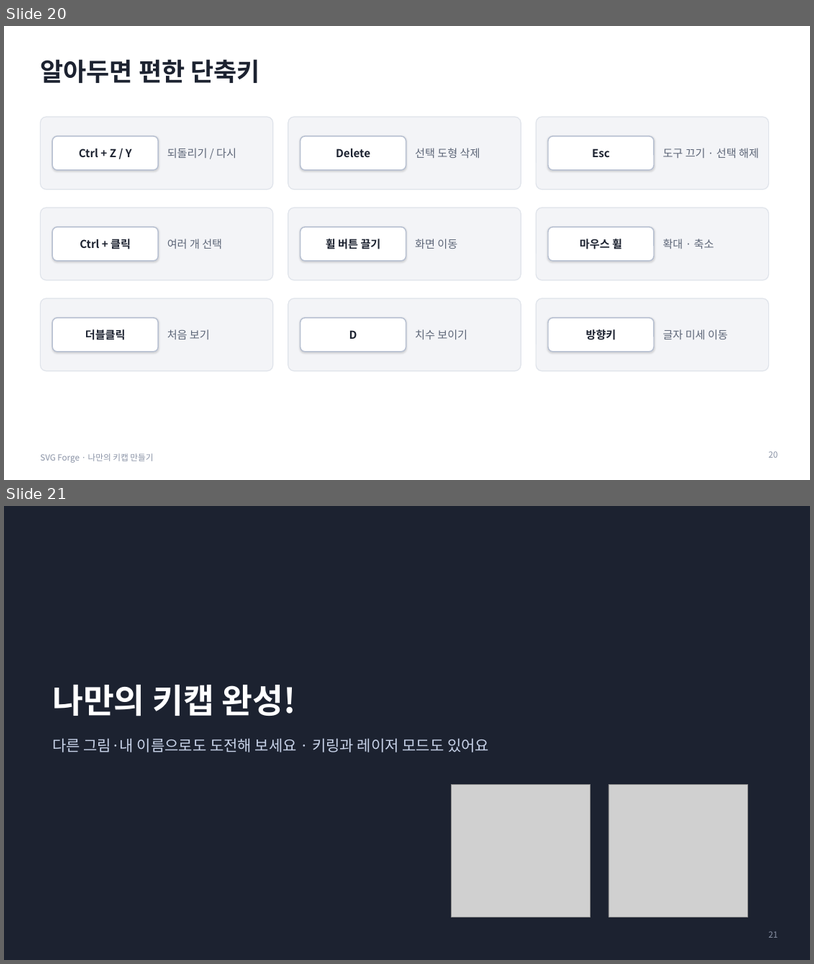
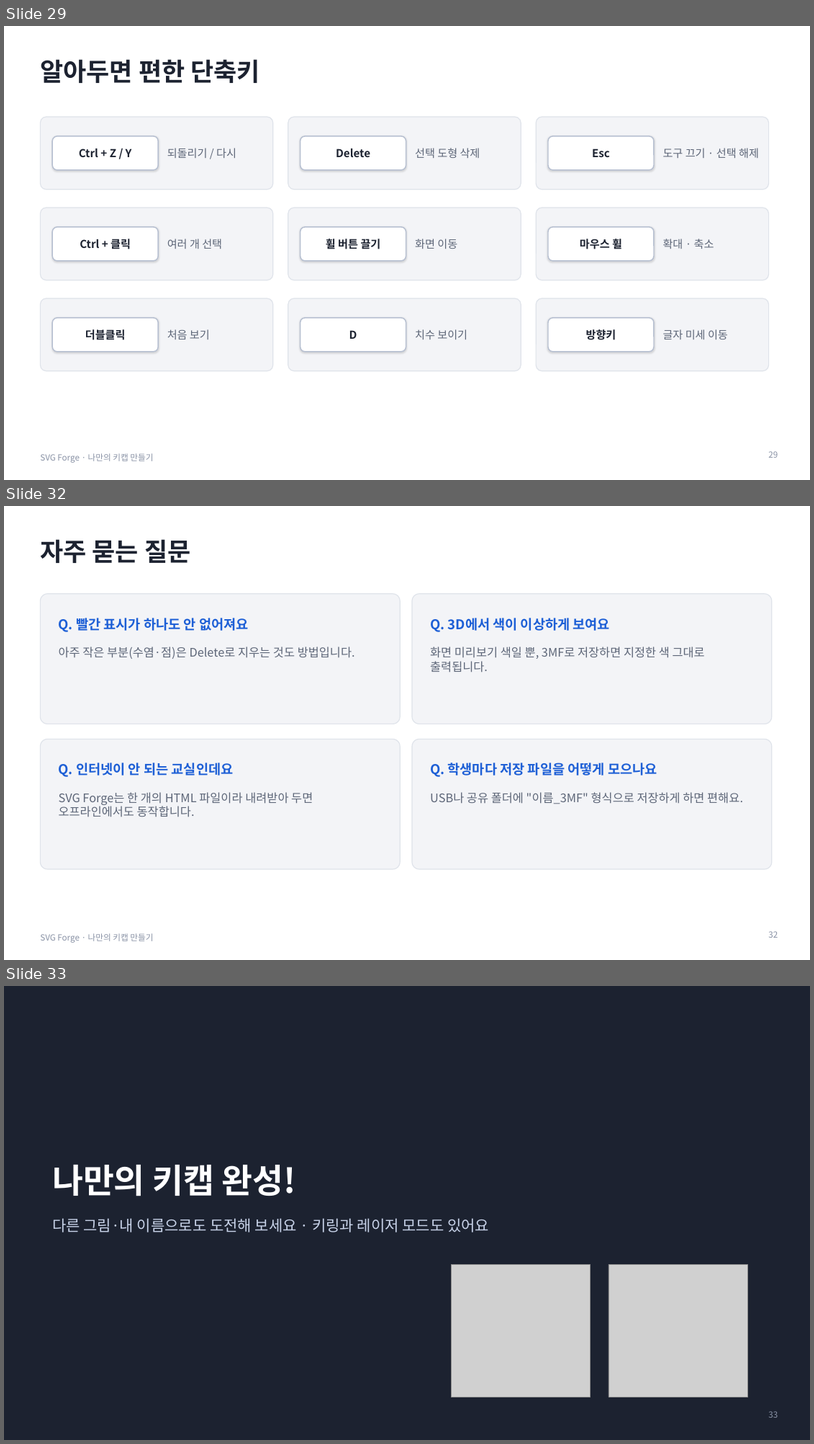
Before and after one commit to boundaryx01-uniquelife/svg-forge-01, a slide deck: docs/education/나만의-키캡-만들기.pptx. Shown one above the other, each under a label of ours: slides 20 and 21 before the commit, slides 29, 32 and 33 after it; the slides between them are not shown. The pictures are 814x964 and 814x1444 pixels, drawn with LibreOffice and Linux fonts; fonts in the diff are those of the drawing; grey boxes stand for pictures. Boxes give left, top, right and bottom in pixels: in the first picture for what was removed or moved away, otherwise in the second. Text is boxed around its words. In the diff, an @@ line names an element or a change of style, - is before the commit and + after.

```diff
--- a/docs/education/나만의-키캡-만들기.pptx
+++ b/docs/education/나만의-키캡-만들기.pptx
@@ slide 32 added at (4,506,810,960), background #FFFFFF; not listed: 1 template element that a slide beside it also shows @@
@@ title added at (40,539,190,563), 30 pt, text #1C2230, bold @@
+자주 묻는 질문
@@ rounded rectangle added at (40,594,400,723), fill #F3F4F7, outline #DFE3EA 1 pt @@
@@ rounded rectangle added at (412,594,772,723), fill #F3F4F7, outline #DFE3EA 1 pt @@
@@ text added at (59,618,249,632), 16 pt, text #1D5FD6, bold @@
+Q. 빨간 표시가 하나도 안 없어져요
@@ text added at (430,618,610,632), 16 pt, text #1D5FD6, bold @@
+Q. 3D에서 색이 이상하게 보여요
@@ text added at (59,646,355,659), 14 pt, text #5D6678 @@
+아주 작은 부분(수염·점)은 Delete로 지우는 것도 방법입니다.
@@ text added at (430,646,705,672), 14 pt, text #5D6678 @@
+화면 미리보기 색일 뿐, 3MF로 저장하면 지정한 색 그대로 출력됩니다.
@@ rounded rectangle added at (40,739,400,869), fill #F3F4F7, outline #DFE3EA 1 pt @@
@@ rounded rectangle added at (412,739,772,869), fill #F3F4F7, outline #DFE3EA 1 pt @@
@@ text added at (59,762,234,777), 16 pt, text #1D5FD6, bold @@
+Q. 인터넷이 안 되는 교실인데요
@@ text added at (430,762,658,777), 16 pt, text #1D5FD6, bold @@
+Q. 학생마다 저장 파일을 어떻게 모으나요
@@ text added at (59,792,313,817), 14 pt, text #5D6678 @@
+SVG Forge는 한 개의 HTML 파일이라 내려받아 두면 오프라인에서도 동작합니다.
@@ text added at (430,792,743,804), 14 pt, text #5D6678 @@
+USB나 공유 폴더에 "이름_3MF" 형식으로 저장하게 하면 편해요.
@@ page number added at (769,931,778,937), 10 pt, text #8A93A6 @@
+32
@@ what was slide 20 is now slide 29 @@
@@ what was slide 21 is now slide 33 @@
@@ page number at (769,1411,778,1417): text changed @@
-21
+33
```
Also in this commit, not shown: 1 slide changed, 11 other slides added, 2 other files.
